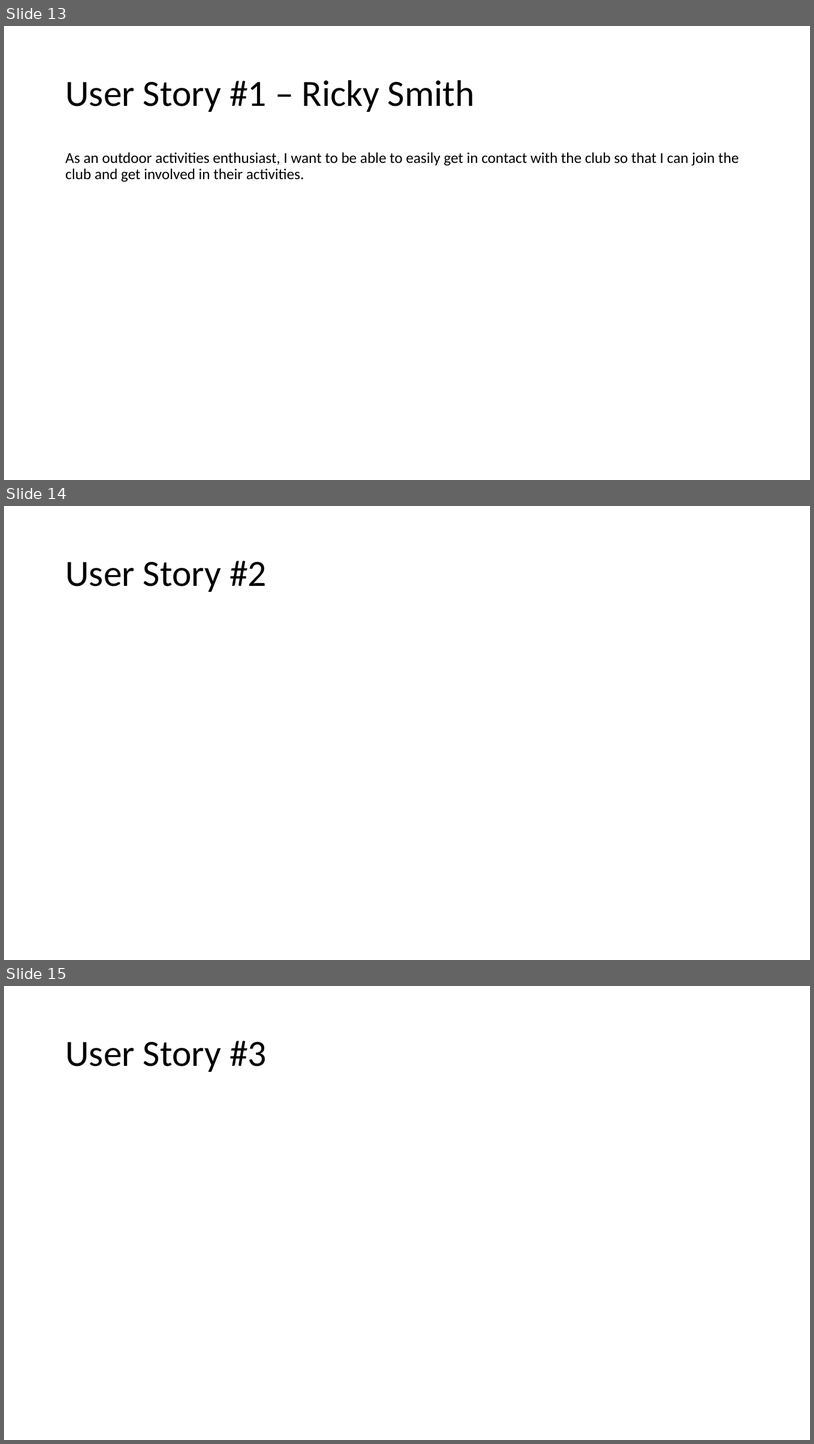
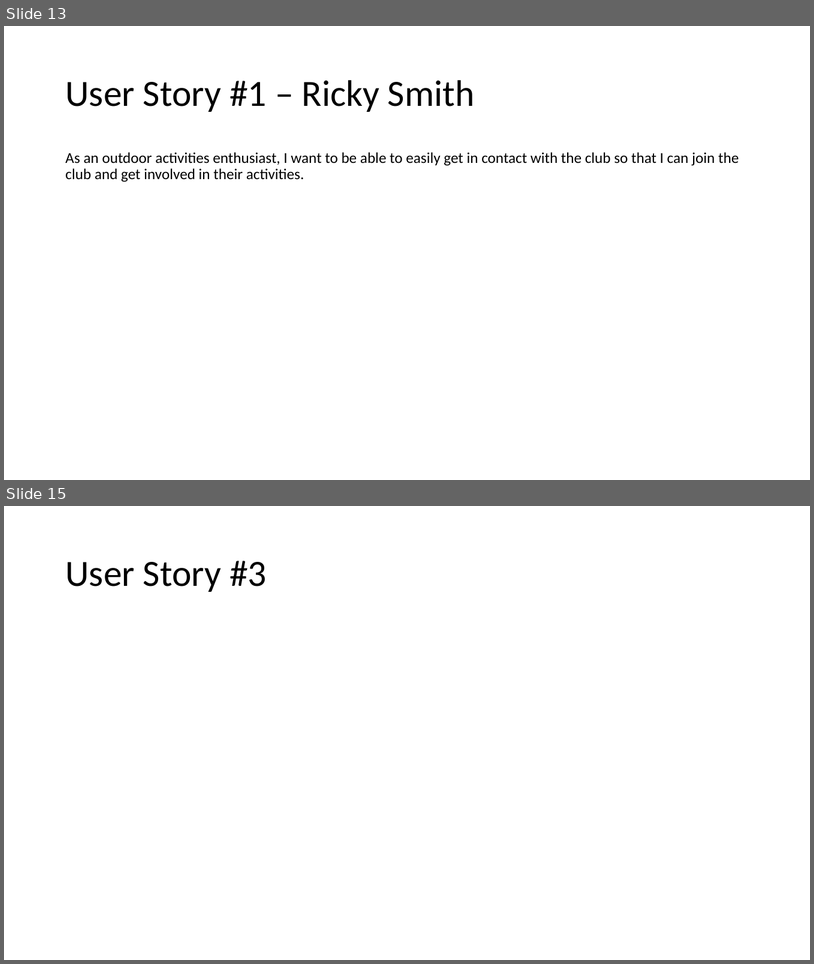
Before and after one commit to benkelly2/KV6002, a slide deck: KV6002_21 TOR Presentation.pptx. Shown one above the other, each under a label of ours: slides 13, 14 and 15 before the commit, slides 13 and 15 after it; the slides between them are not shown. The pictures are 814x1444 and 814x964 pixels, drawn with LibreOffice and Linux fonts; fonts in the diff are those of the drawing. Boxes give left, top, right and bottom in pixels: in the first picture for what was removed or moved away, otherwise in the second. Text is boxed around its words. In the diff, an @@ line names an element or a change of style, - is before the commit and + after.

```diff
--- a/KV6002_21 TOR Presentation.pptx
+++ b/KV6002_21 TOR Presentation.pptx
@@ slide 14 removed at [4,506,810,960], background #FFFFFF @@
@@ title removed at [65,561,267,592] @@
-User Story #2
```
Also in this commit, not shown: 1 slide changed, 1 slide added.
